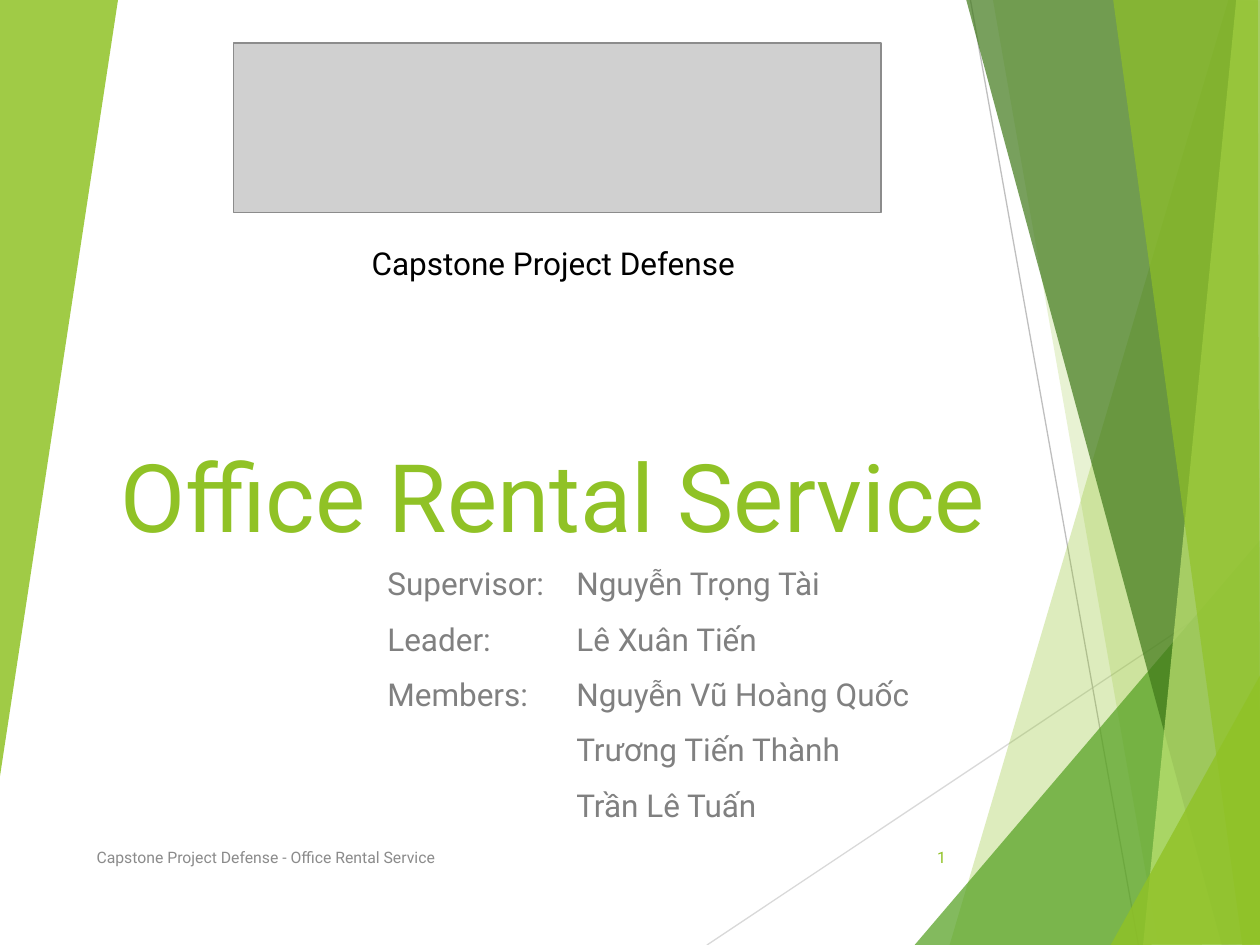
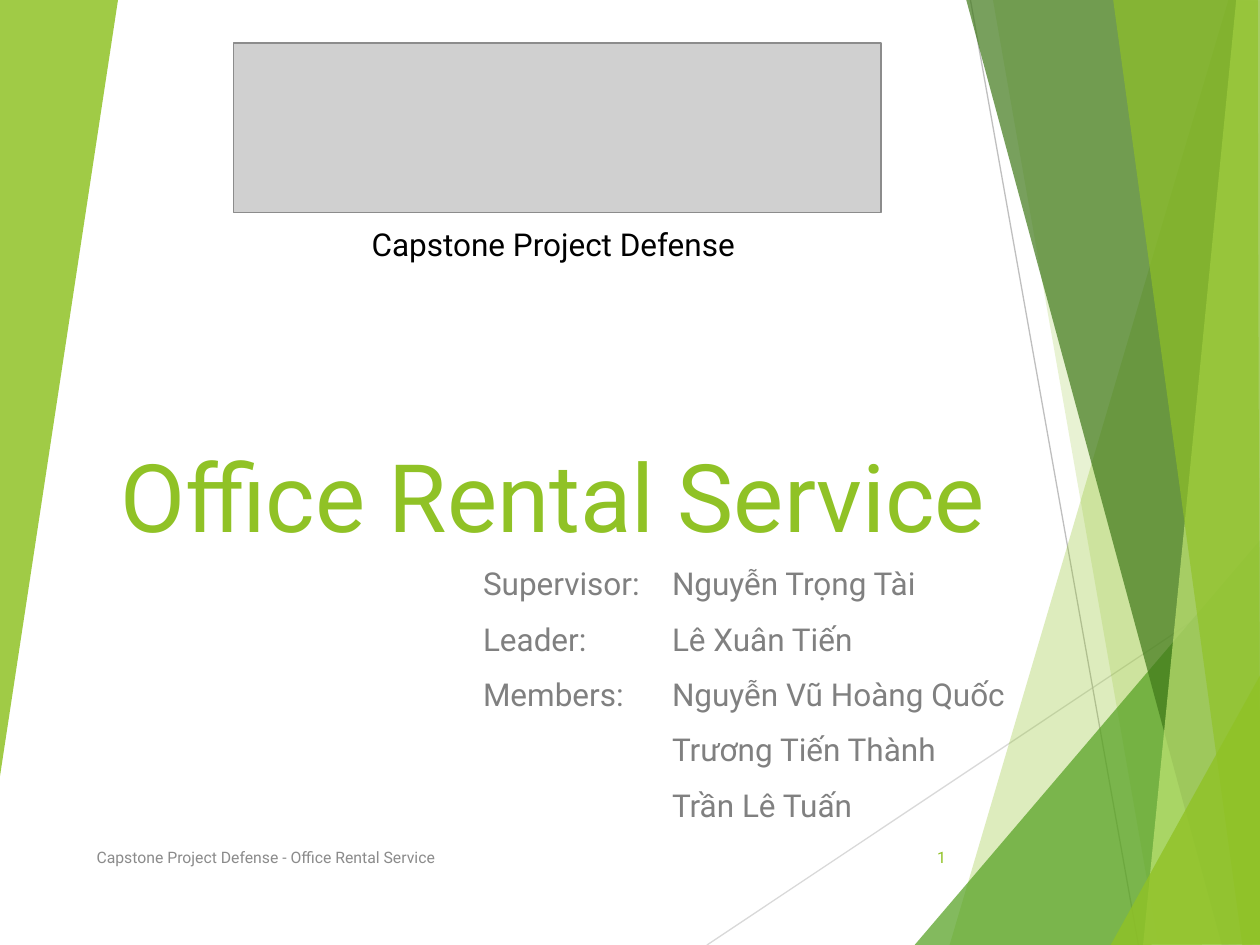
Before and after one commit to tienlx93/capstone-ors, a slide deck: slide 1 of doc/Quoc/SlidePresentation.pptx. Drawn at 1260x945 pixels with LibreOffice and Linux fonts; fonts in the diff are those of the drawing; grey boxes stand for pictures. Boxes give left, top, right and bottom in pixels: in the first picture for what was removed or moved away, otherwise in the second. Text is boxed around its words. In the diff, an @@ line names an element or a change of style, - is before the commit and + after.

```diff
--- a/doc/Quoc/SlidePresentation.pptx
+++ b/doc/Quoc/SlidePresentation.pptx
@@ text "Capstone Project Defense": place and size @@
-text "Capstone Project Defense" at box(372, 251, 735, 282)
+text "Capstone Project Defense" at box(372, 232, 735, 263)
@@ subtitle "Supervisor: Nguyễn Trọng Tài": place and size @@
-subtitle "Supervisor: Nguyễn Trọng Tài" at box(387, 569, 909, 817)
+subtitle "Supervisor: Nguyễn Trọng Tài" at box(483, 569, 1004, 817)
```
Also in this commit, not shown: 4 other slides changed.
